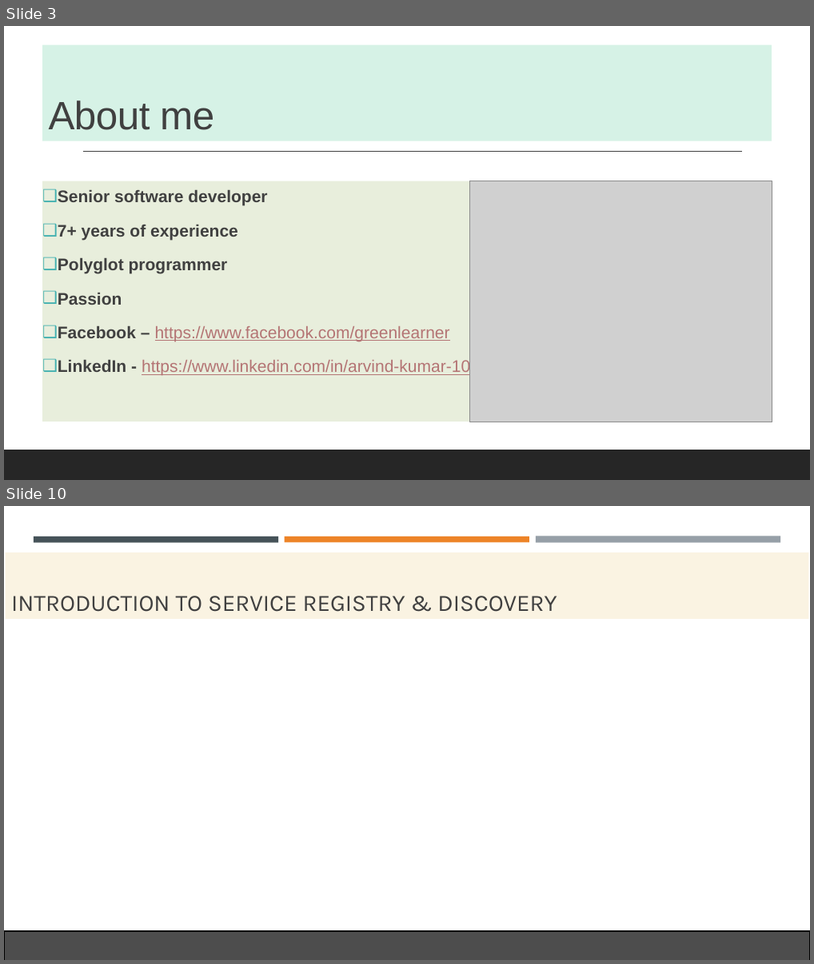
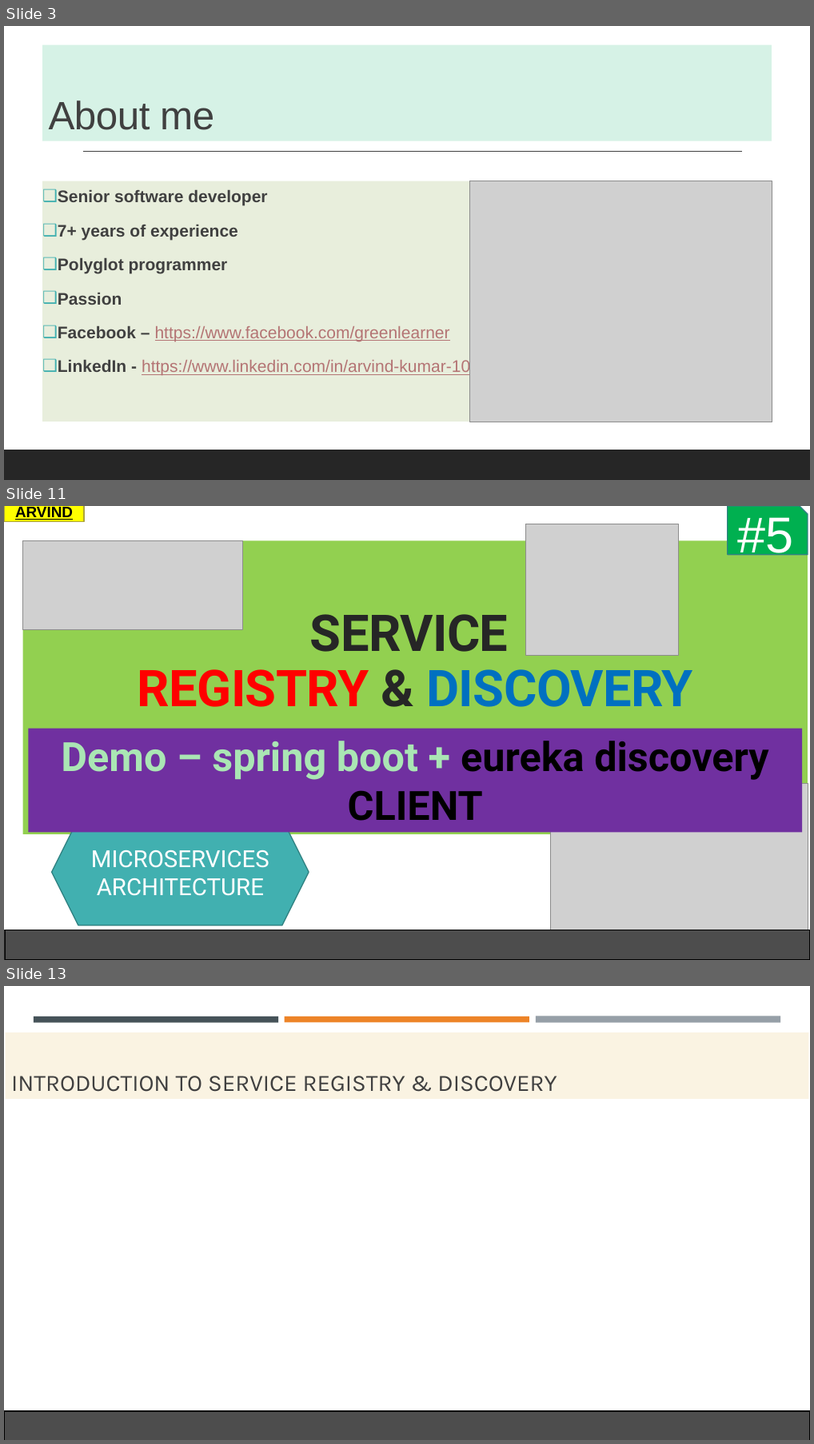
Before and after one commit to codefarm0/Service-Registry-And-Discovery-Eureka, a slide deck: SERVICE registry and discovery.pptx. Shown one above the other, each under a label of ours: slides 3 and 10 before the commit, slides 3, 11 and 13 after it; the slides between them are not shown. The pictures are 814x964 and 814x1444 pixels, drawn with LibreOffice and Linux fonts; fonts in the diff are those of the drawing; grey boxes stand for pictures; background and template pictures are left out. Boxes give left, top, right and bottom in pixels: in the first picture for what was removed or moved away, otherwise in the second. Text is boxed around its words. In the diff, an @@ line names an element or a change of style, - is before the commit and + after.

```diff
--- a/SERVICE registry and discovery.pptx
+++ b/SERVICE registry and discovery.pptx
@@ slide 11 added at bbox=[4, 506, 810, 960], background picture (left out); not listed: 1 template element that a slide beside it also shows @@
@@ rectangle added at bbox=[4, 506, 84, 522], fill #FFFF00, outline #ACA33D 1.25 pt, 18 pt, text #000000, bold, underline @@
+ARVIND
@@ picture added at bbox=[526, 524, 679, 656] @@
@@ snip rect added at bbox=[728, 506, 808, 554], fill #00B050, outline #308282 1.25 pt, 60 pt, text #FFFFFF @@
+#5
@@ title added at bbox=[22, 540, 808, 834], fill #92D050, 60.3 pt, text #0070C0, bold @@
+SERVICE
+REGISTRY & DISCOVERY
@@ picture added at bbox=[22, 540, 243, 629] @@
@@ rectangle added at bbox=[28, 728, 802, 832], fill #7030A0, 48 pt, text #000000, bold @@
+Demo – spring boot + eureka discovery CLIENT
@@ picture added at bbox=[551, 783, 808, 929] @@
@@ hexagon added at bbox=[52, 819, 309, 925], fill #41B0B0, outline #308282 1.25 pt, 28 pt, text #FFFFFF @@
+MICROSERVICES ARCHITECTURE
@@ rectangle added at bbox=[6, 929, 810, 960], fill #4D4D4D, outline #000000 1.25 pt @@
@@ what was slide 10 is now slide 13 @@
```
Also in this commit, not shown: 5 slides changed, 3 other slides added, 1 slide removed, 54 other files.
